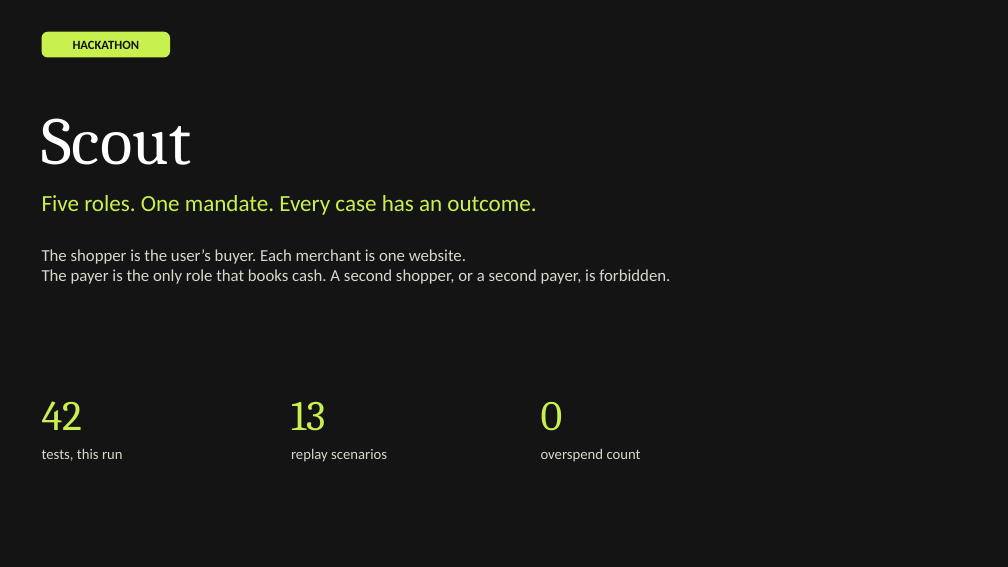
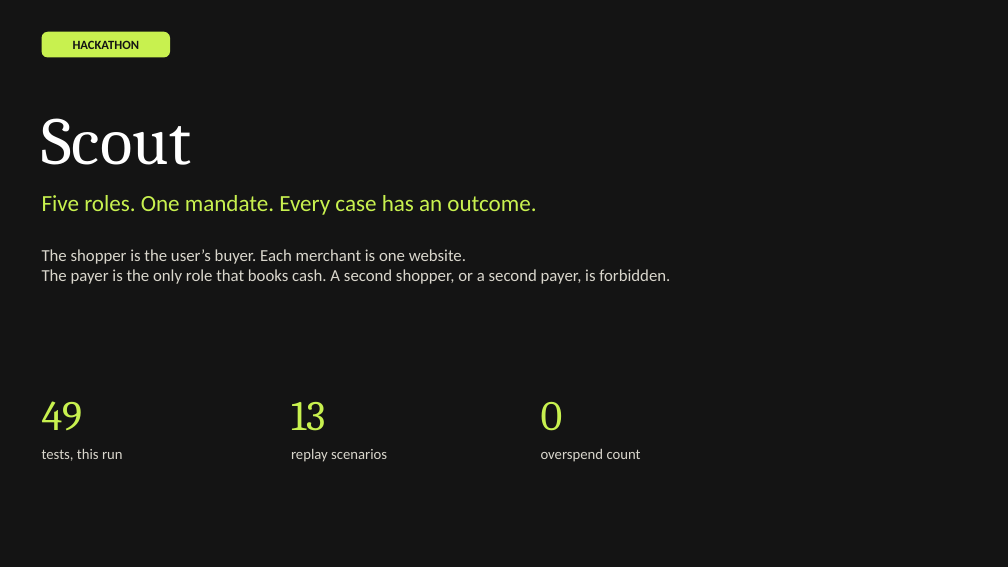
Before and after one commit to jaccokwok/Agentic-Commerce, a slide deck: slide 1 of tasks/artifacts/scout-hackathon.pptx. Drawn at 1008x567 pixels with LibreOffice and Linux fonts; fonts in the diff are those of the drawing. Boxes give left, top, right and bottom in pixels: in the first picture for what was removed or moved away, otherwise in the second. Text is boxed around its words. In the diff, an @@ line names an element or a change of style, - is before the commit and + after.

```diff
--- a/tasks/artifacts/scout-hackathon.pptx
+++ b/tasks/artifacts/scout-hackathon.pptx
@@ text at box(42, 401, 83, 431): text changed @@
-42
+49
```
Also in this commit, not shown: 3 other slides changed, 19 slides added, 23 other files.
